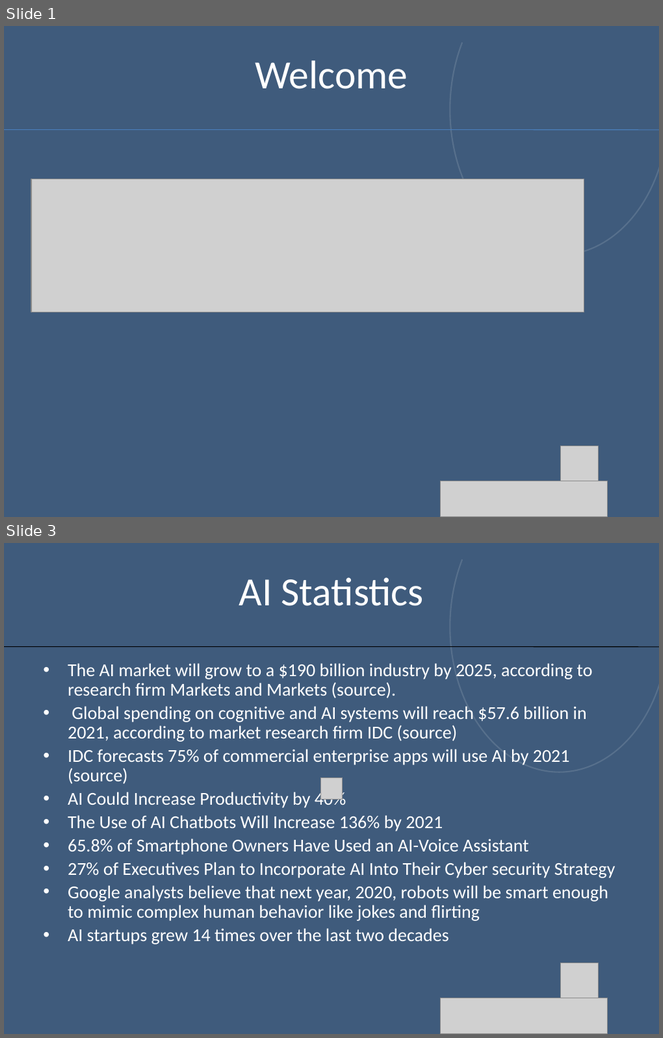
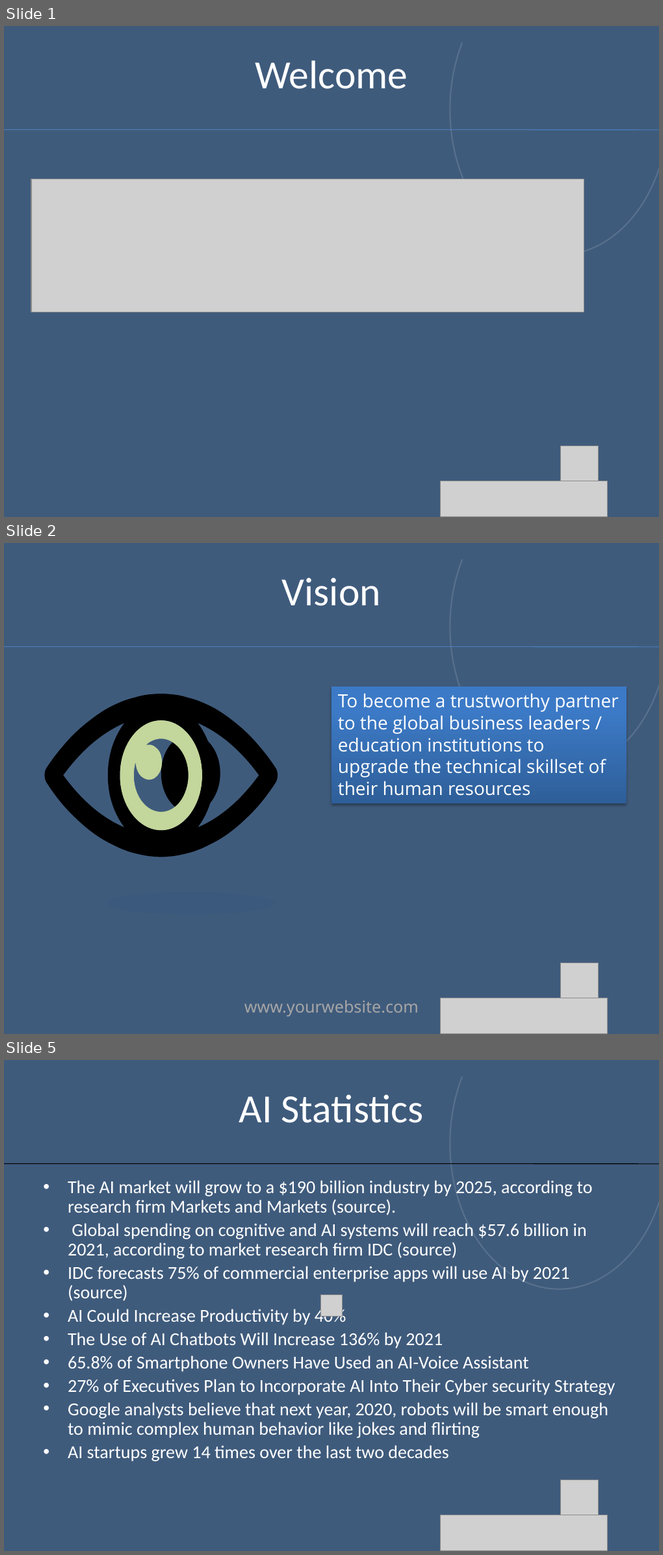
Before and after one commit to aimlearnings/DataScience, a slide deck: Introduction.pptx. Shown one above the other, each under a label of ours: slides 1 and 3 before the commit, slides 1, 2 and 5 after it; the slides between them are not shown. The pictures are 663x1038 and 663x1555 pixels, drawn with LibreOffice and Linux fonts; fonts in the diff are those of the drawing; grey boxes stand for pictures; background and template pictures are left out; a plain dark background stands for a picture behind light text. Boxes give left, top, right and bottom in pixels: in the first picture for what was removed or moved away, otherwise in the second. Text is boxed around its words. In the diff, an @@ line names an element or a change of style, - is before the commit and + after.

```diff
--- a/Introduction.pptx
+++ b/Introduction.pptx
@@ slide 2 added at (x1=4, y1=543, x2=659, y2=1034), background picture (left out); not listed: 2 template elements that a slide beside it also shows @@
@@ text added at (x1=282, y1=577, x2=381, y2=606), 44 pt, text #FFFFFF @@
+Vision
@@ line added from (4, 646) to (659, 647), #4B7EBC 0.75 pt @@
@@ freeform shape added at (x1=44, y1=694, x2=278, y2=857), fill #000000 @@
@@ rectangle added at (x1=332, y1=687, x2=627, y2=803), fill gradient #2F5F99 to #3D7CC7 to #3A7CCB, 20 pt, text #FFFFFF @@
+To become a trustworthy partner to the global business leaders / education institutions to upgrade the technical skillset of their human resources
@@ freeform shape added at (x1=119, y1=719, x2=202, y2=832), fill #C3D69B @@
@@ ellipse added at (x1=161, y1=734, x2=220, y2=813), fill #000000 @@
@@ ellipse added at (x1=106, y1=892, x2=275, y2=915), fill #1F497D at 10% opacity @@
@@ picture added at (x1=561, y1=964, x2=598, y2=1001) @@
@@ text added at (x1=244, y1=1001, x2=419, y2=1017), 18 pt, text #A6A6A6 @@
+www.yourwebsite.com
@@ picture added at (x1=441, y1=999, x2=607, y2=1034) @@
@@ what was slide 3 is now slide 5 @@
```
Also in this commit, not shown: 2 other slides added, 1 slide removed, 4 other files.
